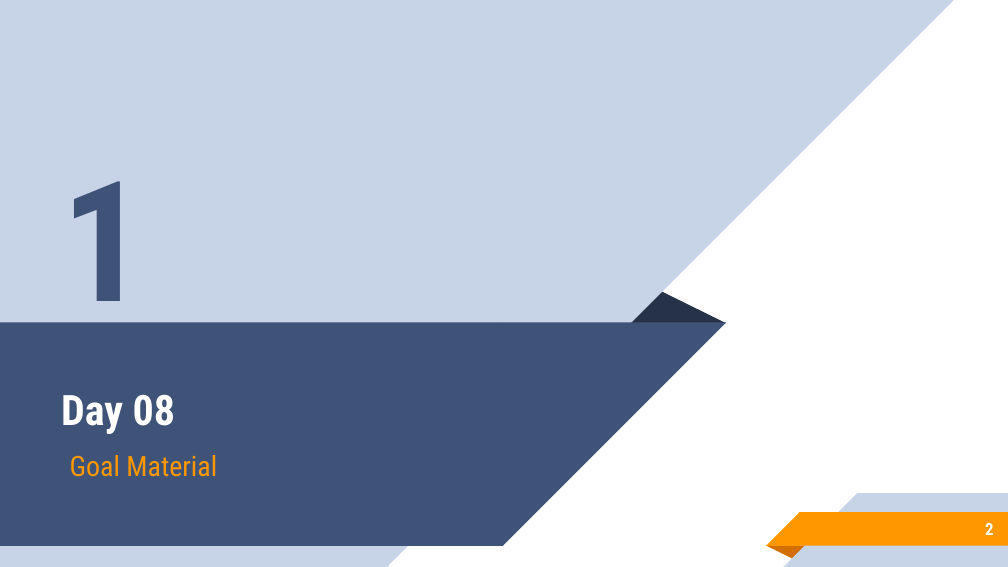
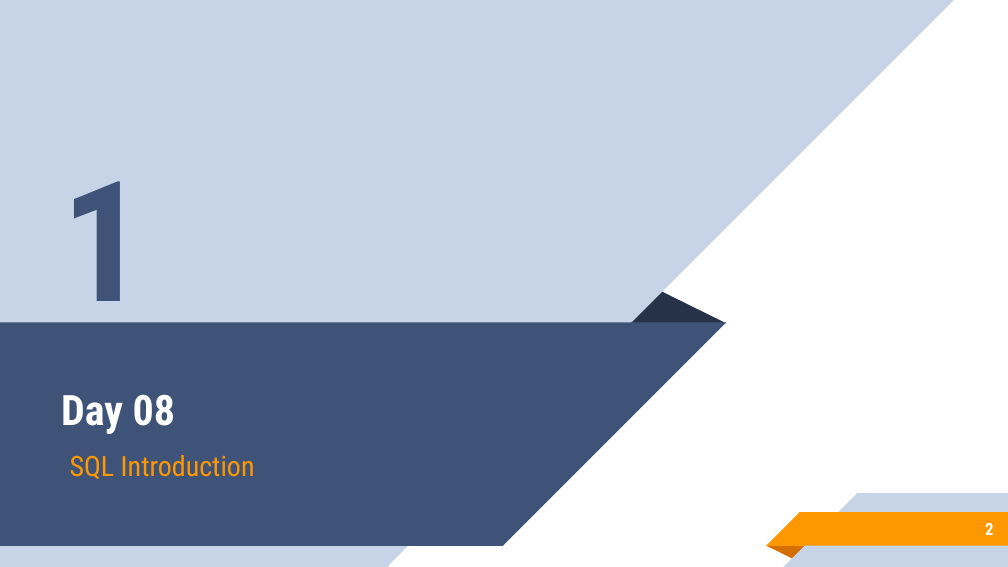
Before and after one commit to aronipurwanto/materi-xa, a slide deck: slide 2 of java/java-logic/Slide-Java-Logic-08.pptx. Drawn at 1008x567 pixels with LibreOffice and Linux fonts; fonts in the diff are those of the drawing. Boxes give left, top, right and bottom in pixels: in the first picture for what was removed or moved away, otherwise in the second. Text is boxed around its words. In the diff, an @@ line names an element or a change of style, - is before the commit and + after.

```diff
--- a/java/java-logic/Slide-Java-Logic-08.pptx
+++ b/java/java-logic/Slide-Java-Logic-08.pptx
@@ subtitle at bbox=[70, 455, 255, 479]: text changed @@
-Goal Material
+SQL Introduction
```
Also in this commit, not shown: 16 slides added, 1 slide removed, 21 other files.
